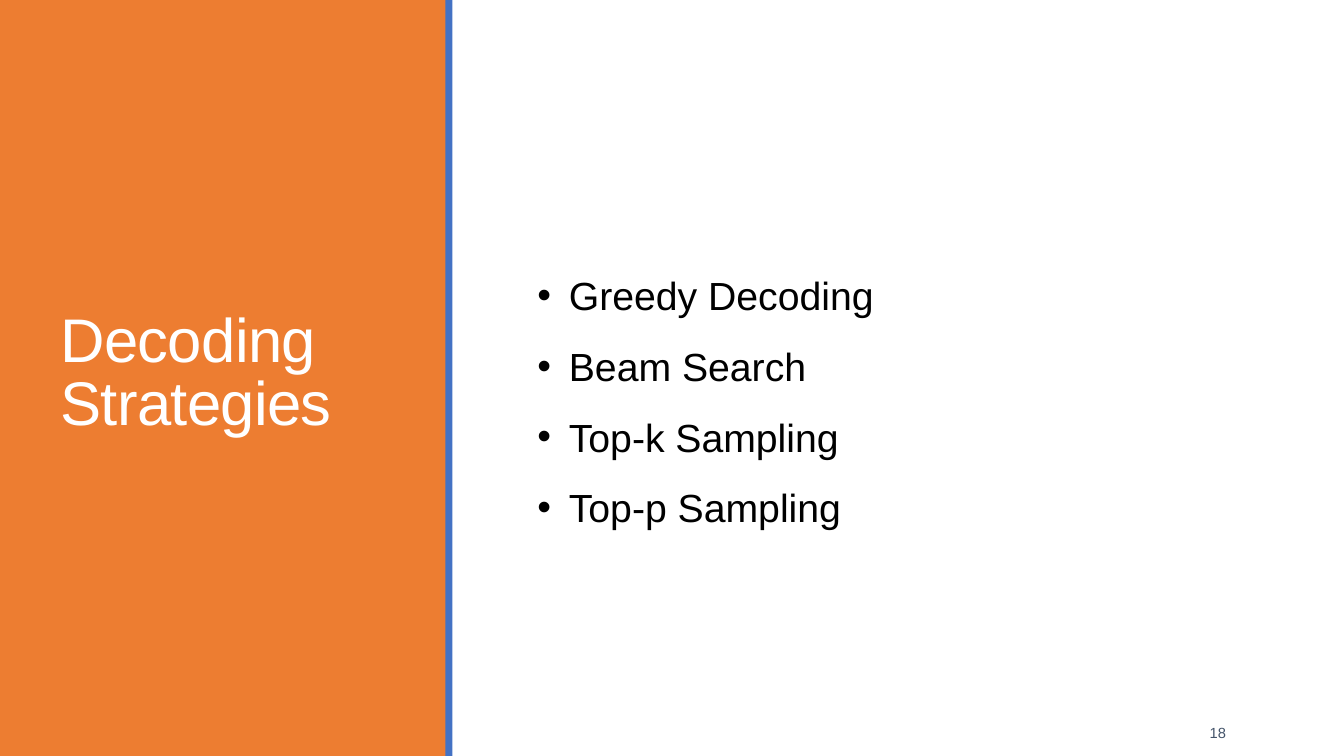
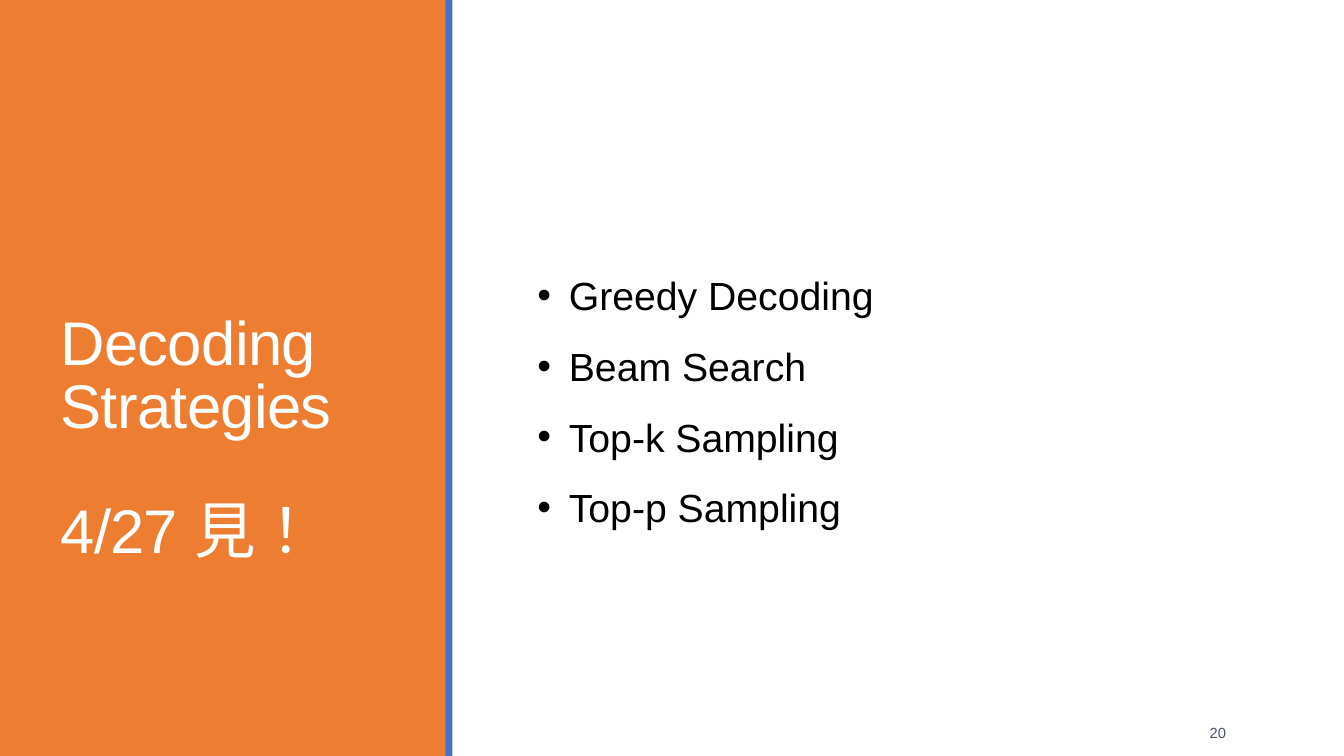
Before and after one commit to mcps5601/CGUNLP_2026_Spring, a slide deck: slide 20 of slides/w8_decoder_0413.pptx (slide 18 before the commit). Drawn at 1344x756 pixels with LibreOffice and Linux fonts; fonts in the diff are those of the drawing. Boxes give left, top, right and bottom in pixels: in the first picture for what was removed or moved away, otherwise in the second. Text is boxed around its words. In the diff, an @@ line names an element or a change of style, - is before the commit and + after.

```diff
--- a/slides/w8_decoder_0413.pptx
+++ b/slides/w8_decoder_0413.pptx
@@ title at [60, 320, 331, 558]: text changed @@
-Decoding Strategies
+Decoding Strategies
+4/27 見！
@@ page number at [1210, 728, 1226, 738]: text changed @@
-18
+20
```
Also in this commit, not shown: 7 other slides changed, 2 slides added, 1 other file.
